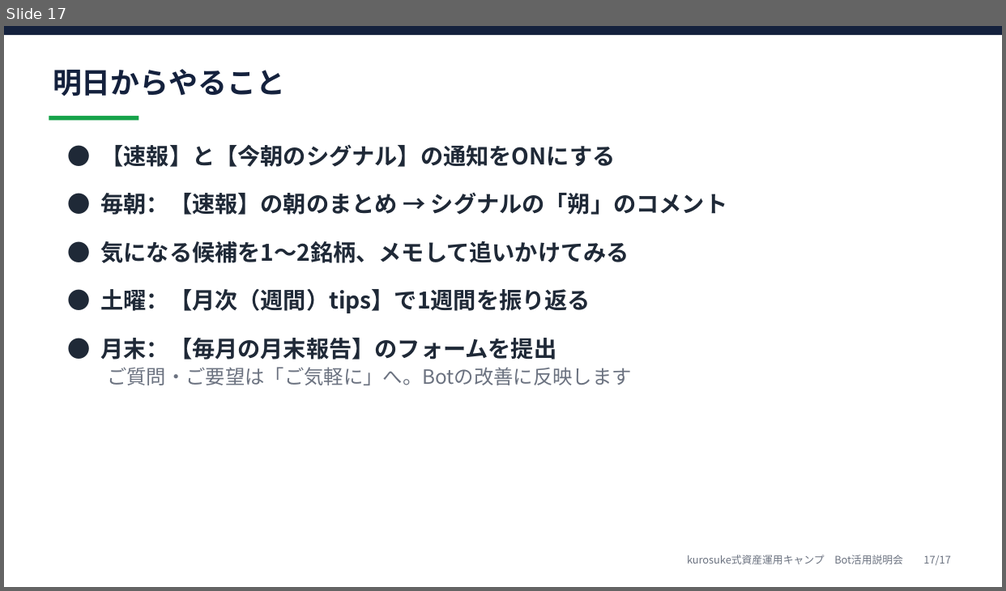
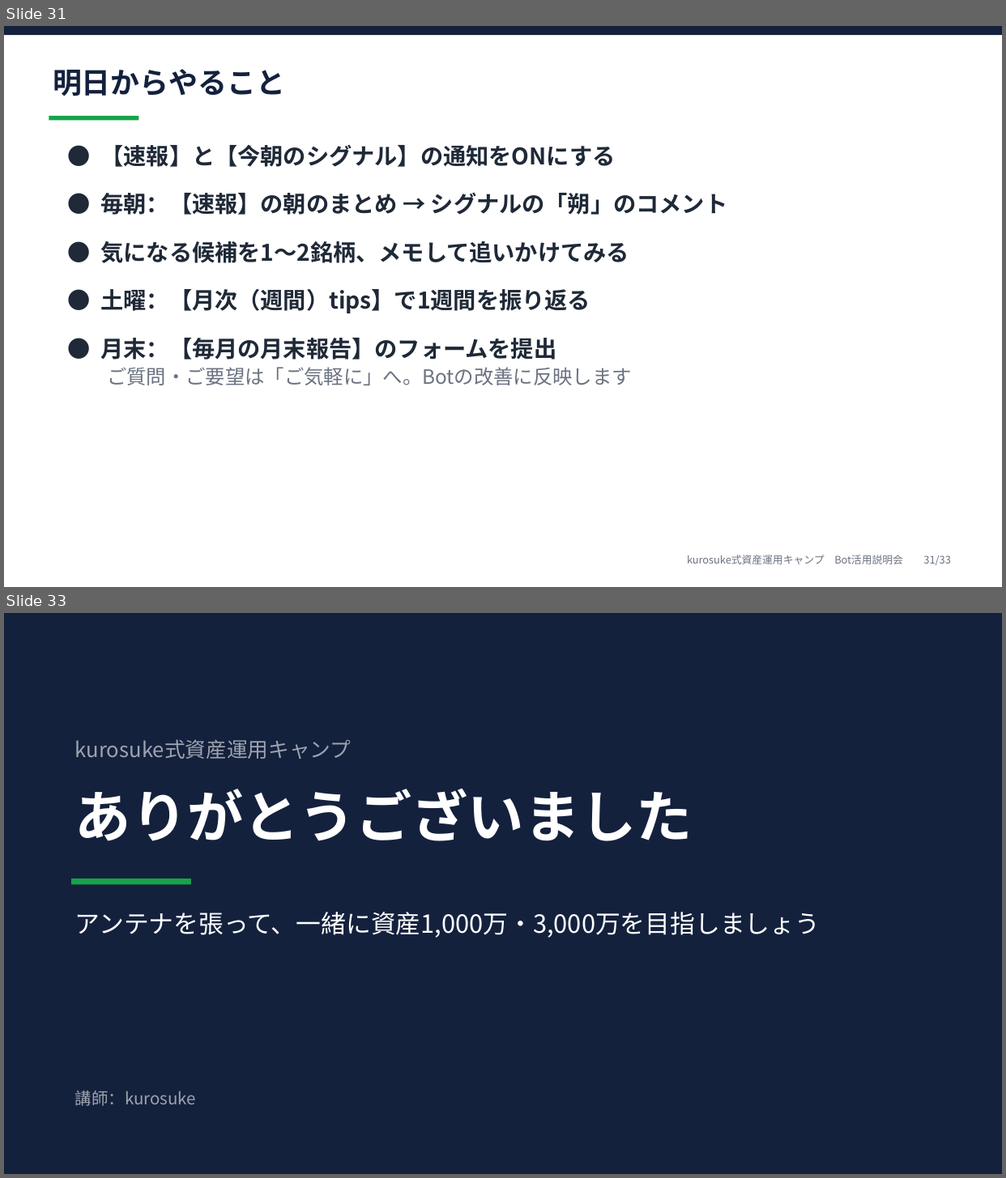
Before and after one commit to kurosuke26/Trading-Signal-Bot-Kurosuke, a slide deck: docs/camp_briefing/camp_briefing.pptx. Shown one above the other, each under a label of ours: slide 17 before the commit, slides 31 and 33 after it; the slides between them are not shown. The pictures are 1006x591 and 1006x1178 pixels, drawn with LibreOffice and Linux fonts; fonts in the diff are those of the drawing. Boxes give left, top, right and bottom in pixels: in the first picture for what was removed or moved away, otherwise in the second. Text is boxed around its words. In the diff, an @@ line names an element or a change of style, - is before the commit and + after.

```diff
--- a/docs/camp_briefing/camp_briefing.pptx
+++ b/docs/camp_briefing/camp_briefing.pptx
@@ slide 33 added at (4, 613, 1002, 1174), background #FFFFFF @@
@@ rectangle added at (4, 613, 1002, 1174), fill #14213D @@
@@ text added at (75, 739, 351, 759), 20 pt, text #9CA3AF @@
+kurosuke式資産運用キャンプ
@@ text added at (75, 788, 692, 841), 54 pt, text #FFFFFF, bold @@
+ありがとうございました
@@ rectangle added at (71, 879, 191, 884), fill #16A34A @@
@@ text added at (75, 912, 820, 938), 24 pt, text #FFFFFF @@
+アンテナを張って、一緒に資産1,000万・3,000万を目指しましょう
@@ text added at (75, 1091, 196, 1106), 16 pt, text #9CA3AF @@
+講師：kurosuke
@@ what was slide 17 is now slide 31 @@
@@ slide 31 changed as well @@
@@ text at (687, 555, 950, 565): text changed @@
-kurosuke式資産運用キャンプ Bot活用説明会 17/17
+kurosuke式資産運用キャンプ Bot活用説明会 31/33
```
Also in this commit, not shown: 15 other slides changed, 15 other slides added, 2 other files.
